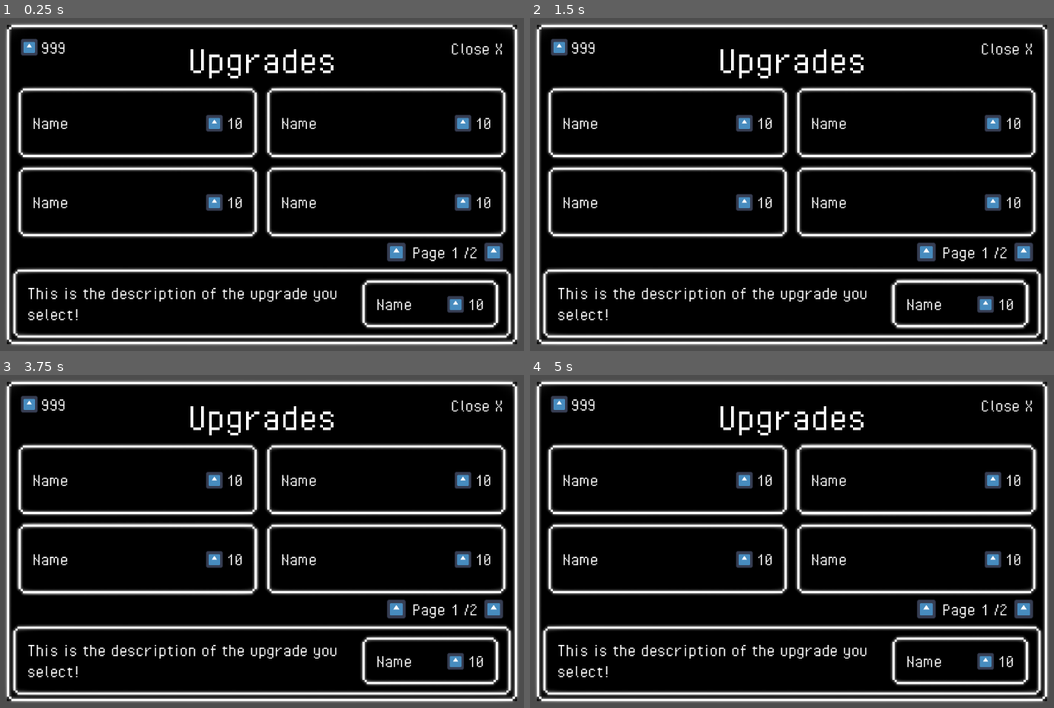
Above: before the commit, frames 1-4 (two rows, left to right).
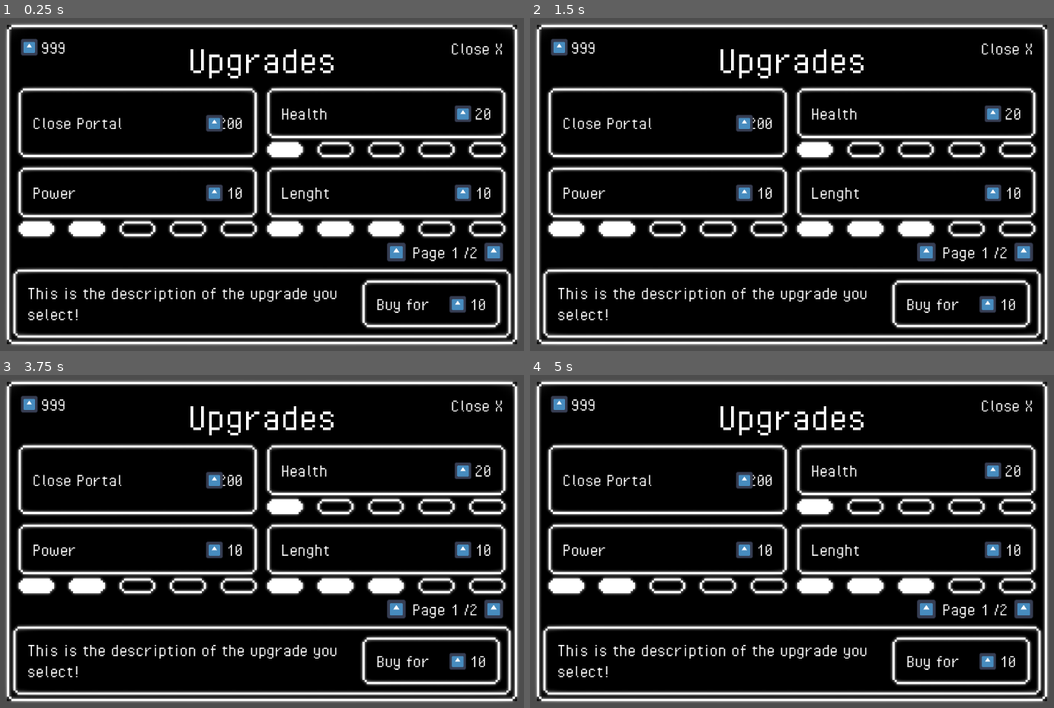
Above: after the commit, the same moments.

Repository: alifeee/loop
Game: Godot game, scene res://scenes/shop_ui.tscn
Two runs of this game, one before a commit and one after it. Both use one fixed random seed, a clock stepped at 60 frames per second and the inputs below. This scene is started directly instead of the project's main scene. The engine's default icon, where the game draws it, is replaced by a stand-in: a white triangle on a blue panel in a dark square.
Inputs (mouse positions are in pixels of both pictures, inside the frame that each line leads up to):
- Up to frame 1 (0.25 s): no input
- Up to frame 2 (1.5 s): click (959, 304) at 0.52 s; click (959, 304) at 1.27 s
- Up to frame 3 (3.75 s): click (429, 661) at 2.02 s; tap Enter at 2.75 s; move the mouse to (398, 524) at 2.77 s; press the mouse at (398, 524) at 2.78 s; tap R (Reset) at 3.5 s; move the mouse to (141, 558) at 3.52 s; release the mouse at (141, 558) at 3.53 s; click (141, 558) at 3.6 s
- Up to frame 4 (5 s): tap R (Reset) at 4.25 s; move the mouse to (854, 464) at 4.27 s; press the mouse at (854, 464) at 4.28 s

The runs differ from the first frame. In frame 1, 8.9% of the frame differs, in the area x 3-97%, y 26-94%; in frame 2, 9.2%; in frame 3, 9.3%; in frame 4, 9.4%, in the area x 3-97%, y 20-94%.

Commit message:
Implemented shop button initialisation code

Diff:
--- a/scenes/shop_button.tscn
+++ b/scenes/shop_button.tscn
@@ -1,23 +1,13 @@
-[gd_scene load_steps=6 format=3 uid="uid://bdp6wh7aki3xb"]
+[gd_scene load_steps=7 format=3 uid="uid://bdp6wh7aki3xb"]
 
 [ext_resource type="Theme" uid="uid://cf1qe0rwgm7fa" path="res://themes/default_ui_theme.tres" id="1_1oc1l"]
+[ext_resource type="Script" uid="uid://ciu6gkoq1m4w8" path="res://scripts/shop_button.gd" id="1_a34ft"]
 [ext_resource type="FontFile" uid="uid://duqiyll52frl1" path="res://assets/font/PixelOperator.ttf" id="1_g7nvd"]
 [ext_resource type="Texture2D" uid="uid://wajv0p62nlg7" path="res://icon.svg" id="2_1oc1l"]
-[ext_resource type="Texture2D" uid="uid://yby0vxfu113f" path="res://assets/ui-element/modal.png" id="4_ujh1x"]
-
-[sub_resource type="StyleBoxTexture" id="StyleBoxTexture_a34ft"]
-texture = ExtResource("4_ujh1x")
-texture_margin_left = 16.0
-texture_margin_top = 16.0
-texture_margin_right = 16.0
-texture_margin_bottom = 16.0
-expand_margin_left = 8.0
-expand_margin_top = 8.0
-expand_margin_right = 8.0
-expand_margin_bottom = 8.0
-region_rect = Rect2(0, 0, 112, 112)
-
-[node name="Control" type="Control"]
+[ext_resource type="StyleBox" uid="uid://do1xhguablk8p" path="res://themes/empty_style_box_texture.tres" id="2_hv2j0"]
+[ext_resource type="StyleBox" uid="uid://d1ox2lxruc8j5" path="res://themes/full_style_box_texture.tres" id="3_u16r7"]
+
+[node name="Control" type="Control" node_paths=PackedStringArray("button", "no_upgrade_container", "name_label_no_upgrade", "price_label_no_upgrade", "upgrade_container", "name_label_upgrade", "price_label_upgrade", "all_bars", "level_3_bar_and_gap", "level_4_bar_and_gap", "level_5_bar_and_gap")]
 layout_mode = 3
 anchors_preset = 15
 anchor_right = 1.0
@@ -26,8 +16,33 @@
 offset_bottom = -522.0
 grow_horizontal = 2
 grow_vertical = 2
-
-[node name="Background" type="Panel" parent="."]
+script = ExtResource("1_a34ft")
+button = NodePath("Button")
+no_upgrade_container = NodePath("Button/no_upgrade_container")
+name_label_no_upgrade = NodePath("Button/no_upgrade_container/Name")
+price_label_no_upgrade = NodePath("Button/no_upgrade_container/Price")
+upgrade_container = NodePath("Button/upgrade_container")
+name_label_upgrade = NodePath("Button/upgrade_container/Background2/Name")
+price_label_upgrade = NodePath("Button/upgrade_container/Background2/Price")
+all_bars = [NodePath("Button/upgrade_container/HBoxContainer/Panel"), NodePath("Button/upgrade_container/HBoxContainer/Panel2"), NodePath("Button/upgrade_container/HBoxContainer/Panel3"), NodePath("Button/upgrade_container/HBoxContainer/Panel4"), NodePath("Button/upgrade_container/HBoxContainer/Panel5")]
+level_3_bar_and_gap = [NodePath("Button/upgrade_container/HBoxContainer/Gap3"), NodePath("Button/upgrade_container/HBoxContainer/Panel3")]
+level_4_bar_and_gap = [NodePath("Button/upgrade_container/HBoxContainer/Gap4"), NodePath("Button/upgrade_container/HBoxContainer/Panel4")]
+level_5_bar_and_gap = [NodePath("Button/upgrade_container/HBoxContainer/Gap5"), NodePath("Button/upgrade_container/HBoxContainer/Panel5")]
+empty_texture_style = ExtResource("2_hv2j0")
+full_texture_style = ExtResource("3_u16r7")
+
+[node name="Button" type="Button" parent="."]
+self_modulate = Color(1, 1, 1, 0)
+show_behind_parent = true
+layout_mode = 1
+anchors_preset = 15
+anchor_right = 1.0
+anchor_bottom = 1.0
+grow_horizontal = 2
+grow_vertical = 2
+
+[node name="no_upgrade_container" type="Panel" parent="Button"]
+visible = false
 custom_minimum_size = Vector2(90, 84)
 layout_mode = 1
 anchors_preset = 15
@@ -36,17 +51,9 @@
 grow_horizontal = 2
 grow_vertical = 2
 theme = ExtResource("1_1oc1l")
-
-[node name="Button" type="Button" parent="Background"]
-show_behind_parent = true
-layout_mode = 1
-anchors_preset = 15
-anchor_right = 1.0
-anchor_bottom = 1.0
-grow_horizontal = 2
-grow_vertical = 2
-
-[node name="Name" type="Label" parent="Background"]
+theme_override_styles/panel = ExtResource("2_hv2j0")
+
+[node name="Name" type="Label" parent="Button/no_upgrade_container"]
 layout_mode = 1
 anchors_preset = 4
 anchor_top = 0.5
@@ -59,7 +66,7 @@
 theme = ExtResource("1_1oc1l")
 text = "Name"
 
-[node name="Price" type="Label" parent="Background"]
+[node name="Price" type="Label" parent="Button/no_upgrade_container"]
 layout_mode = 1
 anchors_preset = 6
 anchor_left = 1.0
@@ -78,7 +85,7 @@
 text = "10"
 horizontal_alignment = 2
 
-[node name="Mote icon" type="TextureRect" parent="Background/Price"]
+[node name="Mote icon" type="TextureRect" parent="Button/no_upgrade_container/Price"]
 layout_mode = 1
 anchors_preset = 6
 anchor_left = 1.0
@@ -94,8 +101,16 @@
 texture = ExtResource("2_1oc1l")
 expand_mode = 1
 
-[node name="Background2" type="Panel" parent="."]
-visible = false
+[node name="upgrade_container" type="Panel" parent="Button"]
+self_modulate = Color(1, 1, 1, 0)
+layout_mode = 1
+anchors_preset = 15
+anchor_right = 1.0
+anchor_bottom = 1.0
+grow_horizontal = 2
+grow_vertical = 2
+
+[node name="Background2" type="Panel" parent="Button/upgrade_container"]
 custom_minimum_size = Vector2(90, 90)
 layout_mode = 1
 anchors_preset = 15
@@ -105,17 +120,9 @@
 grow_horizontal = 2
 grow_vertical = 2
 theme = ExtResource("1_1oc1l")
-
-[node name="Button" type="Button" parent="Background2"]
-show_behind_parent = true
-layout_mode = 1
-anchors_preset = 15
-anchor_right = 1.0
-anchor_bottom = 1.0
-grow_horizontal = 2
-grow_vertical = 2
-
-[node name="Name" type="Label" parent="Background2"]
+theme_override_styles/panel = ExtResource("2_hv2j0")
+
+[node name="Name" type="Label" parent="Button/upgrade_container/Background2"]
 layout_mode = 1
 anchors_preset = 4
 anchor_top = 0.5
@@ -128,7 +135,7 @@
 theme = ExtResource("1_1oc1l")
 text = "Name"
 
-[node name="Price" type="Label" parent="Background2"]
+[node name="Price" type="Label" parent="Button/upgrade_container/Background2"]
 layout_mode = 1
 anchors_preset = 6
 anchor_left = 1.0
@@ -147,7 +154,7 @@
 text = "10"
 horizontal_alignment = 2
 
-[node name="Mote icon" type="TextureRect" parent="Background2/Price"]
+[node name="Mote icon" type="TextureRect" parent="Button/upgrade_container/Background2/Price"]
 layout_mode = 1
 anchors_preset = 6
 anchor_left = 1.0
@@ -163,8 +170,7 @@
 texture = ExtResource("2_1oc1l")
 expand_mode = 1
 
-[node name="HBoxContainer" type="HBoxContainer" parent="."]
-visible = false
+[node name="HBoxContainer" type="HBoxContainer" parent="Button/upgrade_container"]
 layout_mode = 1
 anchors_preset = 12
 anchor_top = 1.0
@@ -175,47 +181,49 @@
 grow_vertical = 0
 alignment = 1
 
-[node name="Panel" type="Panel" parent="HBoxContainer"]
-layout_mode = 2
-size_flags_horizontal = 3
-theme_override_styles/panel = SubResource("StyleBoxTexture_a34ft")
-
-[node name="Gap" type="Panel" parent="HBoxContainer"]
-self_modulate = Color(1, 1, 1, 0)
-custom_minimum_size = Vector2(24, 0)
-layout_mode = 2
-
-[node name="Panel2" type="Panel" parent="HBoxContainer"]
-layout_mode = 2
-size_flags_horizontal = 3
-theme_override_styles/panel = SubResource("StyleBoxTexture_a34ft")
-
-[node name="Gap2" type="Panel" parent="HBoxContainer"]
-self_modulate = Color(1, 1, 1, 0)
-custom_minimum_size = Vector2(24, 0)
-layout_mode = 2
-
-[node name="Panel3" type="Panel" parent="HBoxContainer"]
-layout_mode = 2
-size_flags_horizontal = 3
-theme_override_styles/panel = SubResource("StyleBoxTexture_a34ft")
-
-[node name="Gap3" type="Panel" parent="HBoxContainer"]
-self_modulate = Color(1, 1, 1, 0)
-custom_minimum_size = Vector2(24, 0)
-layout_mode = 2
-
-[node name="Panel4" type="Panel" parent="HBoxContainer"]
-layout_mode = 2
-size_flags_horizontal = 3
-theme_override_styles/panel = SubResource("StyleBoxTexture_a34ft")
-
-[node name="Gap4" type="Panel" parent="HBoxContainer"]
-self_modulate = Color(1, 1, 1, 0)
-custom_minimum_size = Vector2(24, 0)
-layout_mode = 2
-
-[node name="Panel5" type="Panel" parent="HBoxContainer"]
-layout_mode = 2
-size_flags_horizontal = 3
-theme_override_styles/panel = SubResource("StyleBoxTexture_a34ft")
+[node name="Panel" type="Panel" parent="Button/upgrade_container/HBoxContainer"]
+layout_mode = 2
+size_flags_horizontal = 3
+theme_override_styles/panel = ExtResource("2_hv2j0")
+
+[node name="Gap2" type="Panel" parent="Button/upgrade_container/HBoxContainer"]
+self_modulate = Color(1, 1, 1, 0)
+custom_minimum_size = Vector2(24, 0)
+layout_mode = 2
+
+[node name="Panel2" type="Panel" parent="Button/upgrade_container/HBoxContainer"]
+layout_mode = 2
+size_flags_horizontal = 3
+theme_override_styles/panel = ExtResource("2_hv2j0")
+
+[node name="Gap3" type="Panel" parent="Button/upgrade_container/HBoxContainer"]
+self_modulate = Color(1, 1, 1, 0)
+custom_minimum_size = Vector2(24, 0)
+layout_mode = 2
+
+[node name="Panel3" type="Panel" parent="Button/upgrade_container/HBoxContainer"]
+layout_mode = 2
+size_flags_horizontal = 3
+theme_override_styles/panel = ExtResource("2_hv2j0")
+
+[node name="Gap4" type="Panel" parent="Button/upgrade_container/HBoxContainer"]
+self_modulate = Color(1, 1, 1, 0)
+custom_minimum_size = Vector2(24, 0)
+layout_mode = 2
+
+[node name="Panel4" type="Panel" parent="Button/upgrade_container/HBoxContainer"]
+layout_mode = 2
+size_flags_horizontal = 3
+theme_override_styles/panel = ExtResource("2_hv2j0")
+
+[node name="Gap5" type="Panel" parent="Button/upgrade_container/HBoxContainer"]
+self_modulate = Color(1, 1, 1, 0)
+custom_minimum_size = Vector2(24, 0)
+layout_mode = 2
+
+[node name="Panel5" type="Panel" parent="Button/upgrade_container/HBoxContainer"]
+layout_mode = 2
+size_flags_horizontal = 3
+theme_override_styles/panel = ExtResource("2_hv2j0")
+
+[connection signal="button_down" from="Button" to="." method="_on_button_button_down"]
--- a/scenes/shop_ui.tscn
+++ b/scenes/shop_ui.tscn
@@ -104,9 +104,11 @@
 anchor_bottom = 0.5
 offset_left = -276.0
 offset_top = -42.0
-offset_right = -24.0
+offset_right = -20.4
 offset_bottom = 42.0
 grow_horizontal = 0
+text = "Buy for"
+price = 10
 
 [node name="GridContainer" type="GridContainer" parent="Main Modal Background"]
 custom_minimum_size = Vector2(446, 126)
@@ -124,18 +126,31 @@
 [node name="Control" parent="Main Modal Background/GridContainer" instance=ExtResource("3_usj2y")]
 custom_minimum_size = Vector2(446, 126)
 layout_mode = 2
+text = "Close Portal"
+price = 200
 
 [node name="Control2" parent="Main Modal Background/GridContainer" instance=ExtResource("3_usj2y")]
 custom_minimum_size = Vector2(446, 126)
 layout_mode = 2
+text = "Health"
+price = 20
+max_level = 3
 
 [node name="Control3" parent="Main Modal Background/GridContainer" instance=ExtResource("3_usj2y")]
 custom_minimum_size = Vector2(446, 126)
 layout_mode = 2
+text = "Power"
+price = 10
+current_level = 2
+max_level = 5
 
 [node name="Control4" parent="Main Modal Background/GridContainer" instance=ExtResource("3_usj2y")]
 custom_minimum_size = Vector2(446, 126)
 layout_mode = 2
+text = "Lenght"
+price = 10
+current_level = 3
+max_level = 4
 
 [node name="Page Scroll" type="Panel" parent="Main Modal Background"]
 layout_mode = 1
--- /dev/null
+++ b/scripts/shop_button.gd
@@ -0,0 +1,88 @@
+extends Control
+
+@export var button: Button
+
+#No Upgrade Bar UI components
+@export var no_upgrade_container: Panel
+@export var name_label_no_upgrade: Label
+@export var price_label_no_upgrade: Label
+
+# Upgrade Bar UI components
+@export var upgrade_container: Panel
+@export var name_label_upgrade: Label
+@export var price_label_upgrade: Label
+
+@export var all_bars: Array[Panel]
+
+@export var level_3_bar_and_gap: Array[Panel]
+@export var level_4_bar_and_gap: Array[Panel]
+@export var level_5_bar_and_gap: Array[Panel]
+
+# Button Variables
+@export var text: String
+@export var price: int
+@export var current_level: int = 1
+@export var max_level: int = 1
+
+@export var empty_texture_style : StyleBoxTexture
+@export var full_texture_style : StyleBoxTexture
+
+func _ready() -> void:
+	initialise_button()
+
+func initialise_button() -> void:
+	if max_level == 1: # No upgrade bar at the bottom
+		no_upgrade_container.show()
+		upgrade_container.hide()
+	else: # Upgrade bar at the bottom
+		upgrade_container.show()
+		no_upgrade_container.hide()
+	update_text(text)
+	update_price(price)
+	initialise_max_level(max_level)
+	update_current_level(current_level)
+
+func update_text(text_to_change_to: String) -> void:
+	name_label_no_upgrade.text = text_to_change_to
+	name_label_upgrade.text = text_to_change_to
+
+func update_price(number: int) -> void:
+	price_label_no_upgrade.text = str(number)
+	price_label_upgrade.text = str(number)
+
+func initialise_max_level(max_level_to_set_to: int) -> void:
+	# Turn everything off
+	for label in level_3_bar_and_gap:
+		label.show()
+	for label in level_4_bar_and_gap:
+		label.show()
+	for label in level_5_bar_and_gap:
+		label.show()
+	# Turn on the correct ones
+	if max_level_to_set_to >= 3:
+		for label in level_3_bar_and_gap:
+			label.show()
+	if max_level_to_set_to >= 4:
+		for label in level_4_bar_and_gap:
+			label.show()
+	if max_level_to_set_to >= 5:
+		for label in level_5_bar_and_gap:
+			label.show()
+	if max_level_to_set_to > 5:
+		print("ERROR: 5 is the max level")
+
+func update_current_level(number) -> void:
+	for i in range(all_bars.size()):
+		var texture_style
+		if number - 1 >= i:
+			texture_style = full_texture_style
+		else:
+			texture_style = empty_texture_style
+
+		all_bars[i].add_theme_stylebox_override (
+			"panel",
+			texture_style,
+		)
+
+func _on_button_button_down() -> void:
+	print(text + " button pressed") # Replace with function body.
--- /dev/null
+++ b/themes/empty_style_box_texture.tres
@@ -0,0 +1,15 @@
+[gd_resource type="StyleBoxTexture" load_steps=2 format=3 uid="uid://do1xhguablk8p"]
+
+[ext_resource type="Texture2D" uid="uid://yby0vxfu113f" path="res://assets/ui-element/modal.png" id="1_w26om"]
+
+[resource]
+texture = ExtResource("1_w26om")
+texture_margin_left = 16.0
+texture_margin_top = 16.0
+texture_margin_right = 16.0
+texture_margin_bottom = 16.0
+expand_margin_left = 8.0
+expand_margin_top = 8.0
+expand_margin_right = 8.0
+expand_margin_bottom = 8.0
+region_rect = Rect2(0, 0, 112, 112)
--- /dev/null
+++ b/themes/full_style_box_texture.tres
@@ -0,0 +1,15 @@
+[gd_resource type="StyleBoxTexture" load_steps=2 format=3 uid="uid://d1ox2lxruc8j5"]
+
+[ext_resource type="Texture2D" uid="uid://cxdr2xppbir4r" path="res://assets/ui-element/modal_filled.png" id="1_kfe72"]
+
+[resource]
+texture = ExtResource("1_kfe72")
+texture_margin_left = 16.0
+texture_margin_top = 16.0
+texture_margin_right = 16.0
+texture_margin_bottom = 16.0
+expand_margin_left = 8.0
+expand_margin_top = 8.0
+expand_margin_right = 8.0
+expand_margin_bottom = 8.0
+region_rect = Rect2(0, 0, 112, 112)
Not shown, added: scripts/shop_button.gd.uid
